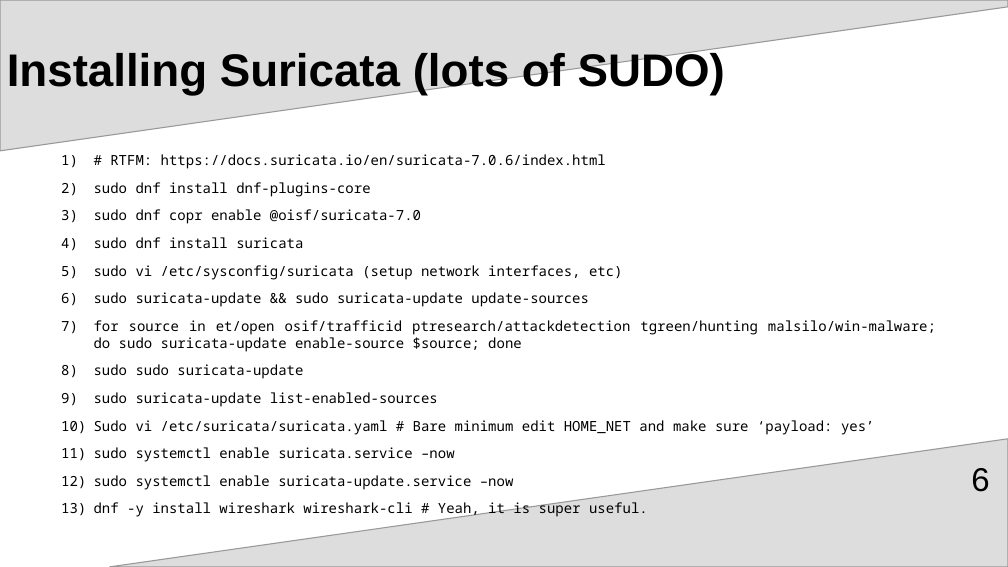
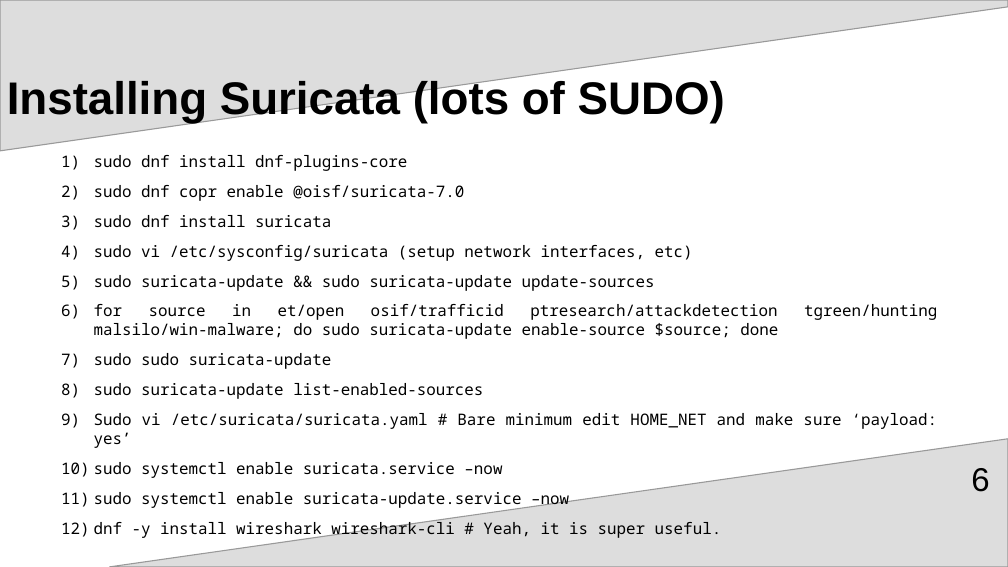
Before and after one commit to josevnz/SuricataLog, a slide deck: slide 6 of pre_SuriCon_2024/SuricataLog.odp. Drawn at 1008x567 pixels with LibreOffice and Linux fonts; fonts in the diff are those of the drawing. Boxes give left, top, right and bottom in pixels: in the first picture for what was removed or moved away, otherwise in the second. Text is boxed around its words. In the diff, an @@ line names an element or a change of style, - is before the commit and + after.

```diff
--- a/pre_SuriCon_2024/SuricataLog.odp
+++ b/pre_SuriCon_2024/SuricataLog.odp
@@ title "Installing Suricata (lots of SUDO)": place and size @@
-title "Installing Suricata (lots of SUDO)" at bbox=[7, 51, 725, 96]
+title "Installing Suricata (lots of SUDO)" at bbox=[7, 78, 725, 123]
@@ text "sudo dnf install dnf-plugins-core" at bbox=[94, 155, 938, 540]: size 11 to 12.5 pt @@
@@ text at bbox=[110, 154, 606, 169]: paragraph removed @@
-1) # RTFM: https://docs.suricata.io/en/suricata-7.0.6/index.html
```
Also in this commit, not shown: 5 other slides changed, 1 slide removed.
